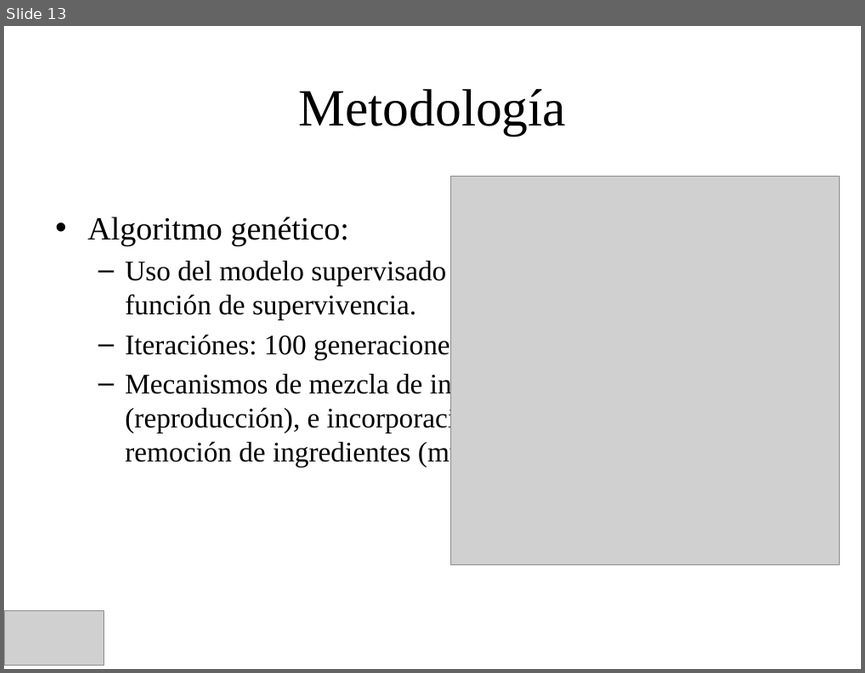
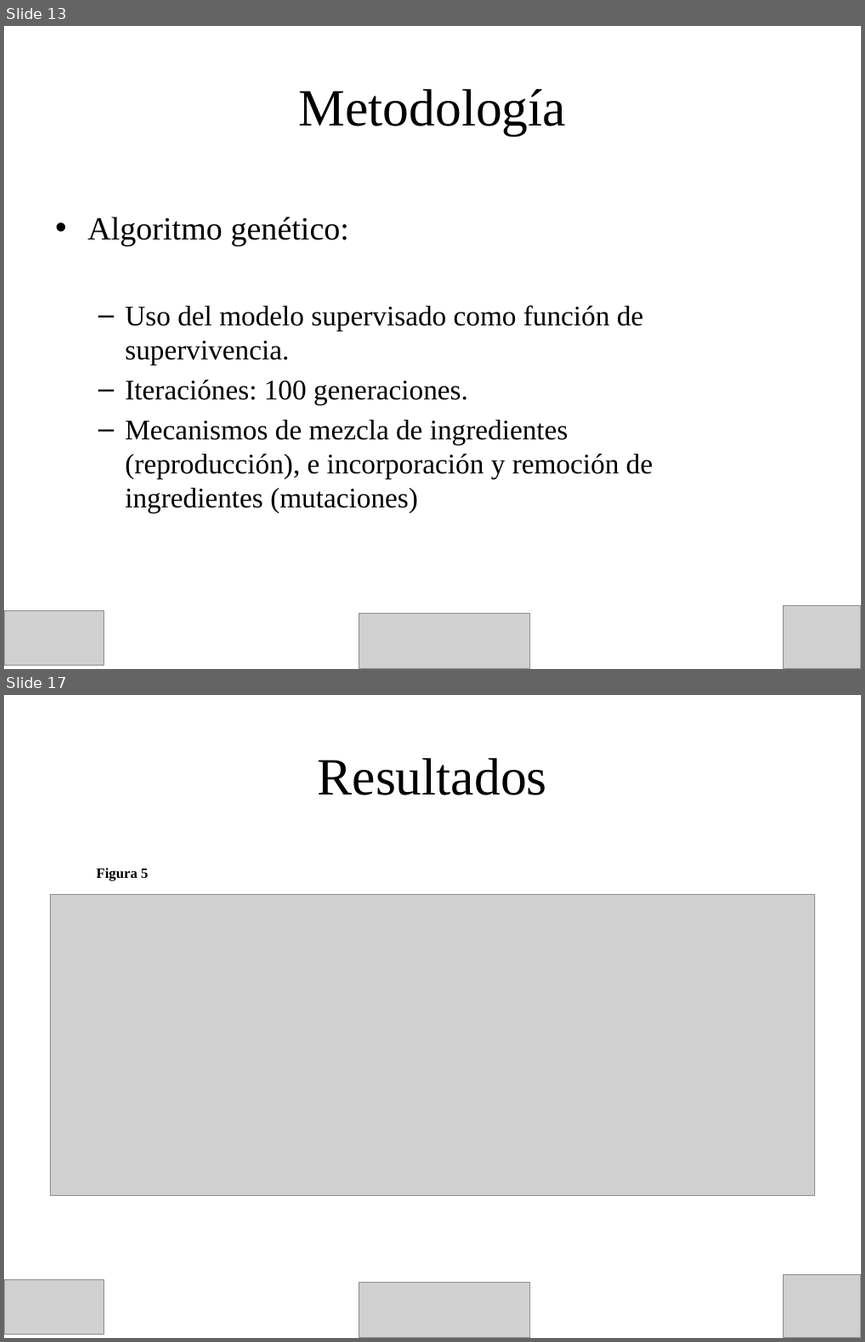
Before and after one commit to KalebAvila/ingenieria_en_alimentos, a slide deck: ai_in_food/references/comia/Generacion_de_Sustitutos_Alimentarios_Mediante_IA_Presentation.pptx. Shown one above the other, each under a label of ours: slide 13 before the commit, slides 13 and 17 after it; the slides between them are not shown. The pictures are 865x673 and 865x1342 pixels, drawn with LibreOffice and Linux fonts; fonts in the diff are those of the drawing; grey boxes stand for pictures. Boxes give left, top, right and bottom in pixels: in the first picture for what was removed or moved away, otherwise in the second. Text is boxed around its words. In the diff, an @@ line names an element or a change of style, - is before the commit and + after.

```diff
--- a/ai_in_food/references/comia/Generacion_de_Sustitutos_Alimentarios_Mediante_IA_Presentation.pptx
+++ b/ai_in_food/references/comia/Generacion_de_Sustitutos_Alimentarios_Mediante_IA_Presentation.pptx
@@ slide 17 added at bbox=[4, 695, 861, 1338], background #FFFFFF @@
@@ title added at bbox=[318, 758, 547, 795], 44 pt, text #000000 @@
+Resultados
@@ text added at bbox=[97, 868, 148, 881], 12 pt, text #000000, bold @@
+Figura 5
@@ picture added at bbox=[50, 894, 815, 1195] @@
@@ picture added at bbox=[4, 1279, 103, 1333] @@
@@ picture added at bbox=[783, 1274, 861, 1338] @@
@@ picture added at bbox=[358, 1281, 529, 1338] @@
@@ slide 13 changed as well @@
@@ picture removed at bbox=[451, 176, 840, 564] @@
@@ text "Algoritmo genético:" rewrapped from bbox=[87, 216, 568, 467] to bbox=[87, 216, 653, 512] @@
@@ picture added at bbox=[783, 605, 861, 669] @@
@@ picture added at bbox=[358, 612, 529, 669] @@
```
Also in this commit, not shown: 18 other slides changed, 6 other slides added, 2 slides removed, 16 other files.
